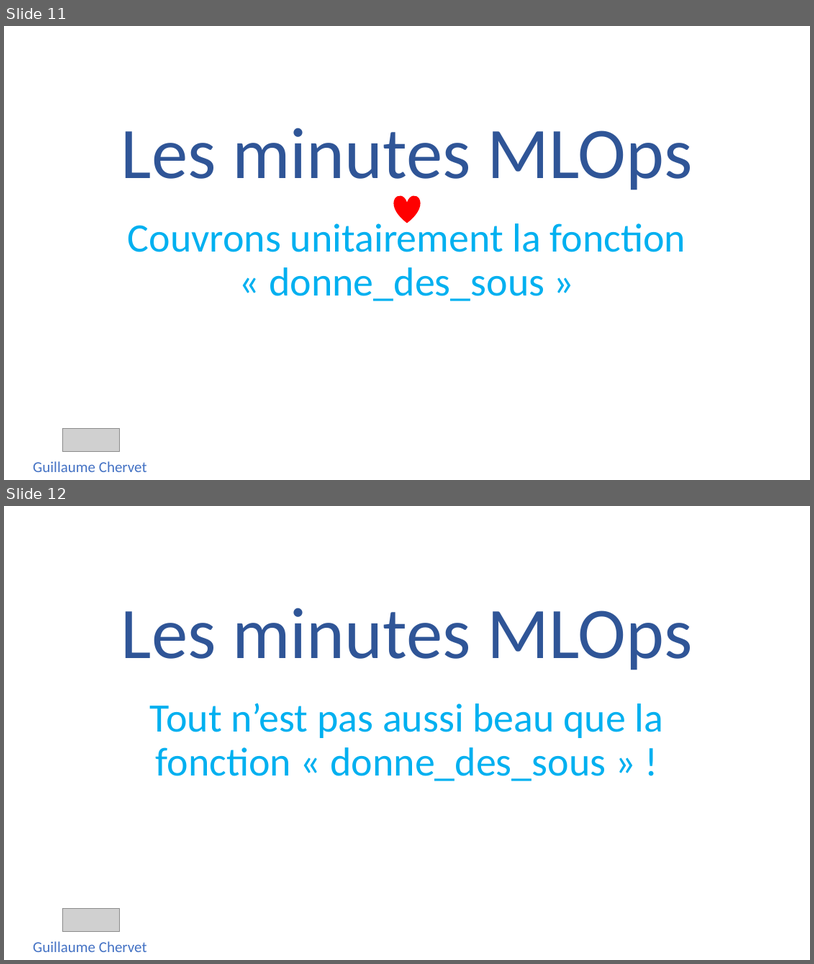
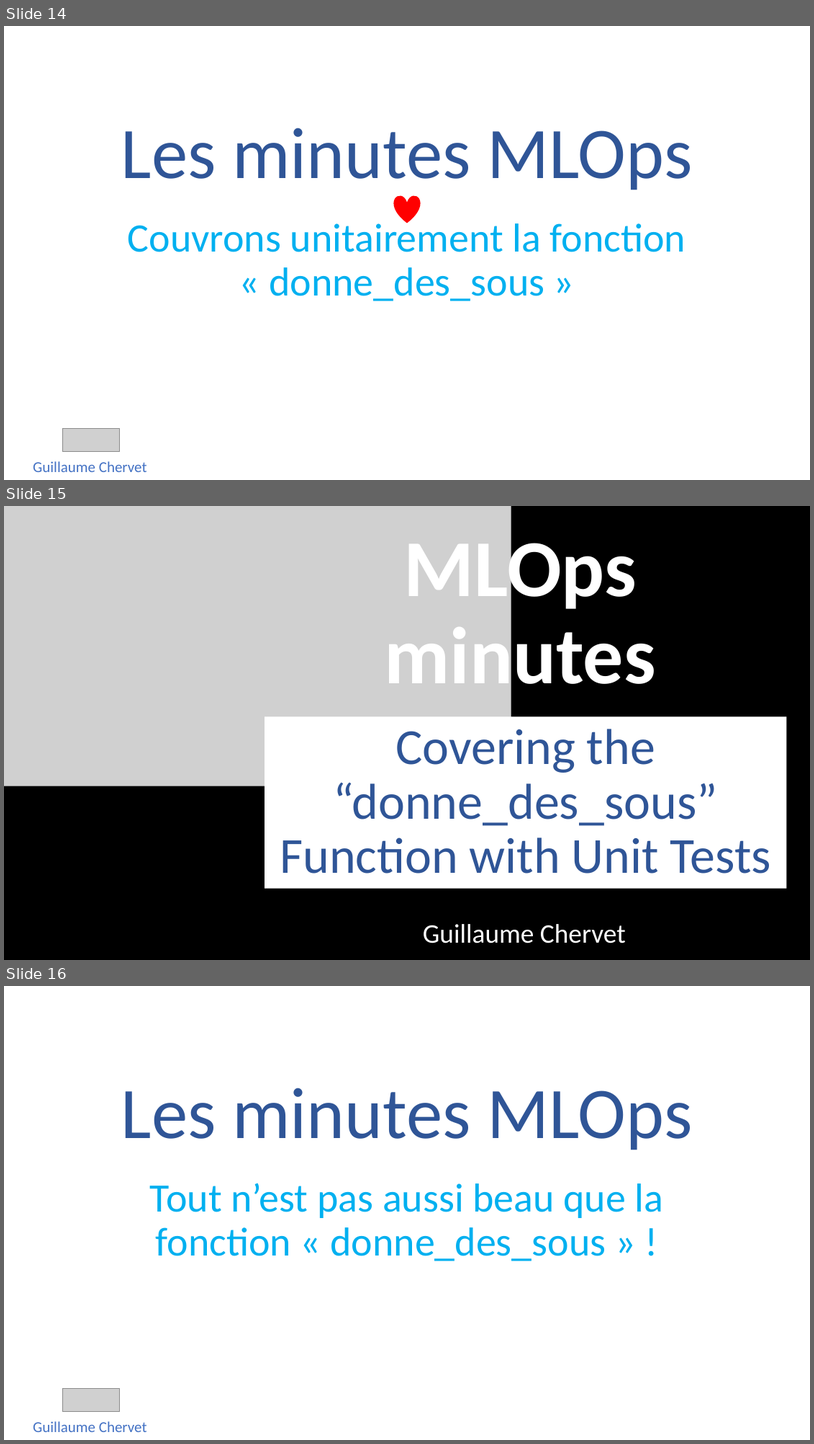
Before and after one commit to guillaume-chervet/Les-Minutes-MLOps, a slide deck: Les minutes MLOps.pptx. Shown one above the other, each under a label of ours: slides 11 and 12 before the commit, slides 14, 15 and 16 after it. The pictures are 814x964 and 814x1444 pixels, drawn with LibreOffice and Linux fonts; fonts in the diff are those of the drawing; grey boxes stand for pictures. Boxes give left, top, right and bottom in pixels: in the first picture for what was removed or moved away, otherwise in the second. Text is boxed around its words. In the diff, an @@ line names an element or a change of style, - is before the commit and + after.

```diff
--- a/Les minutes MLOps.pptx
+++ b/Les minutes MLOps.pptx
@@ slide 15 added at bbox=[4, 506, 810, 960], background #000000 @@
@@ picture added at bbox=[4, 506, 512, 786] @@
@@ title added at bbox=[385, 528, 656, 702], 96 pt, text #FFFFFF, bold @@
+MLOps minutes
@@ subtitle added at bbox=[265, 716, 787, 888], fill #FFFFFF, 60 pt, text #2F5597 @@
+Covering the “donne_des_sous” Function with Unit Tests
@@ text added at bbox=[423, 924, 626, 943], 32 pt, text #FFFFFF @@
+Guillaume Chervet
@@ what was slide 11 is now slide 14 @@
@@ what was slide 12 is now slide 16 @@
```
Also in this commit, not shown: 15 other slides added, 2 other files.
